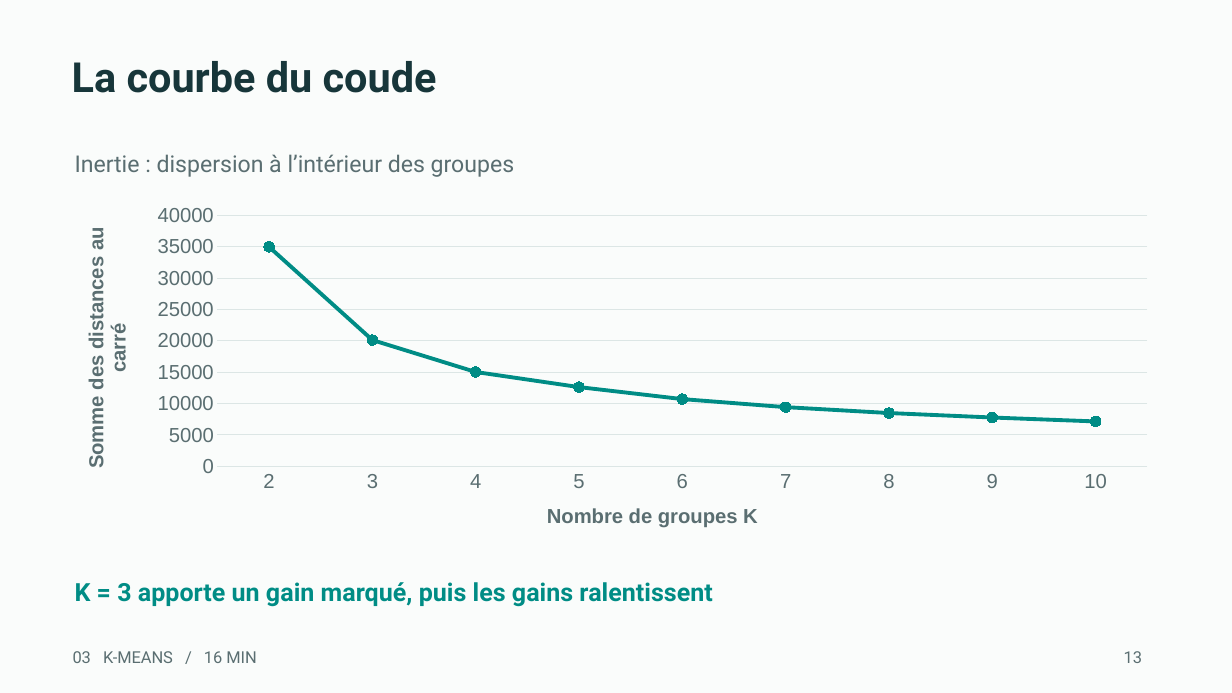
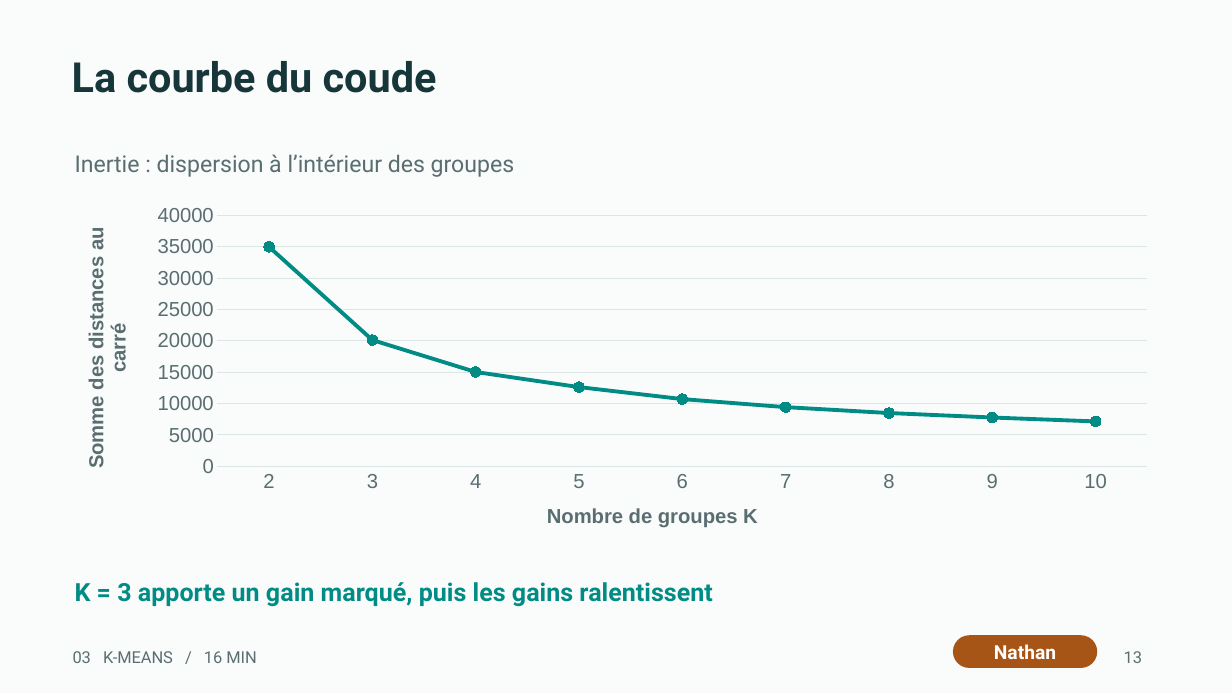
Before and after one commit to MachineLearning-NCJP/Atelier-01, a slide deck: slide 13 of presentation/output/evaluation_ds_ml_vehicules.pptx. Drawn at 1232x693 pixels with LibreOffice and Linux fonts; fonts in the diff are those of the drawing. Boxes give left, top, right and bottom in pixels: in the first picture for what was removed or moved away, otherwise in the second. Text is boxed around its words. In the diff, an @@ line names an element or a change of style, - is before the commit and + after.

```diff
--- a/presentation/output/evaluation_ds_ml_vehicules.pptx
+++ b/presentation/output/evaluation_ds_ml_vehicules.pptx
@@ rounded rectangle added at <box>953,636,1097,668</box>, fill #A75517, 15 pt, text #FFFFFF, bold @@
+Nathan
```
Also in this commit, not shown: 22 other slides changed, 1 other file.
